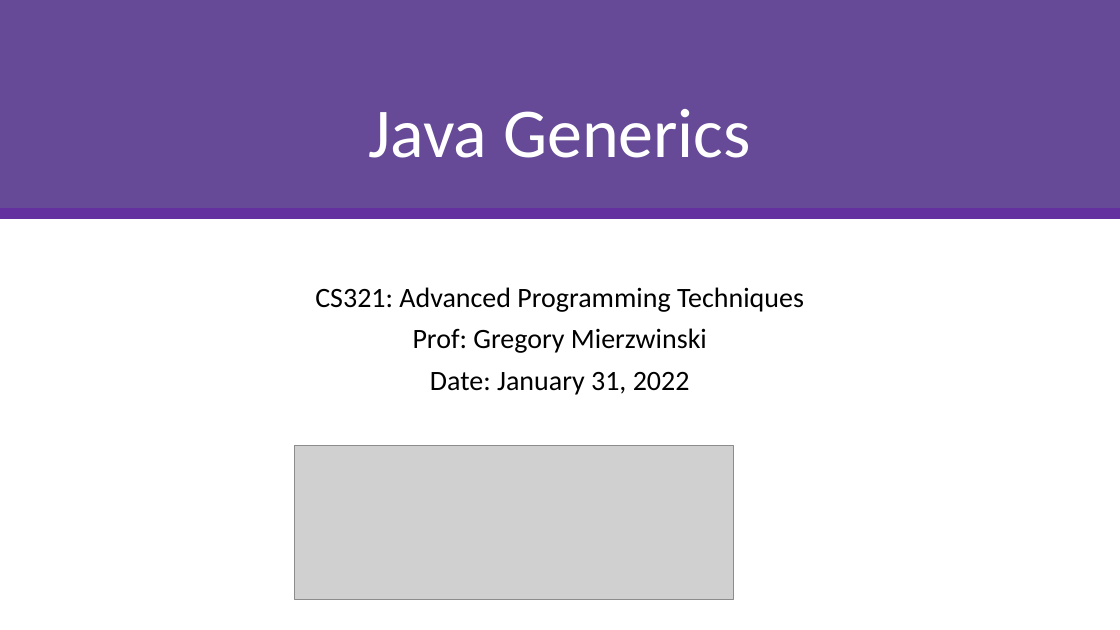
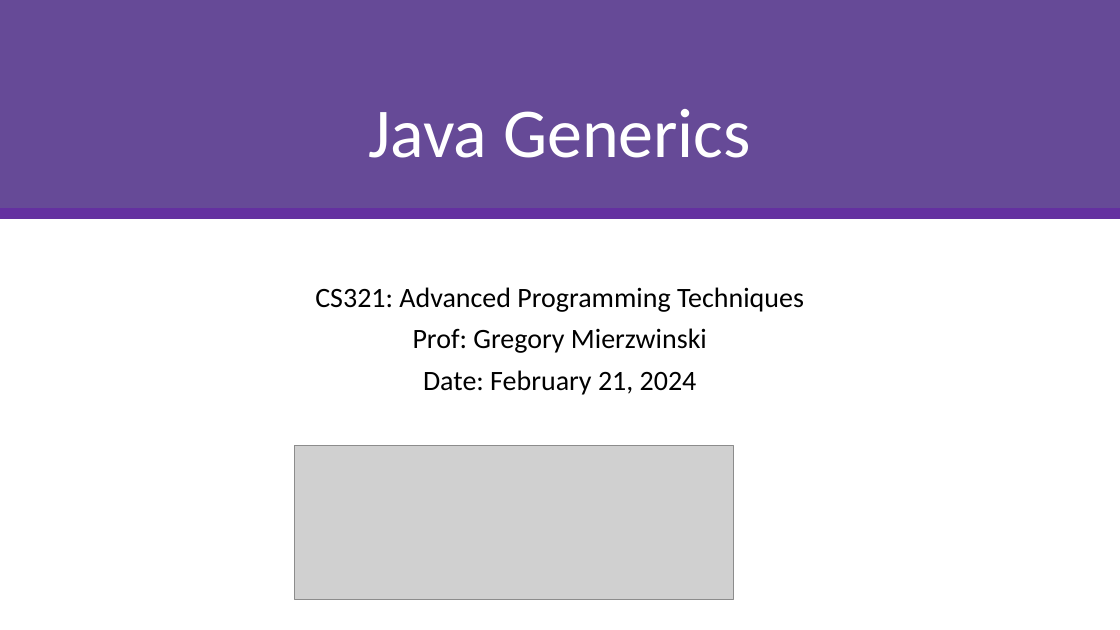
Before and after one commit to gmierzwinski/gmierzwinski.github.io, a slide deck: slide 1 of bishops/cs321/resources/CS321_Lecture_11.pptx. Drawn at 1120x630 pixels with LibreOffice and Linux fonts; fonts in the diff are those of the drawing; grey boxes stand for pictures. Boxes give left, top, right and bottom in pixels: in the first picture for what was removed or moved away, otherwise in the second. Text is boxed around its words. In the diff, an @@ line names an element or a change of style, - is before the commit and + after.

```diff
--- a/bishops/cs321/resources/CS321_Lecture_11.pptx
+++ b/bishops/cs321/resources/CS321_Lecture_11.pptx
@@ subtitle at <box>423,370,697,395</box>: text changed @@
-Date: January 31, 2022
+Date: February 21, 2024
```
Also in this commit, not shown: 53 other slides changed, 2 slides removed, 1 other file.
